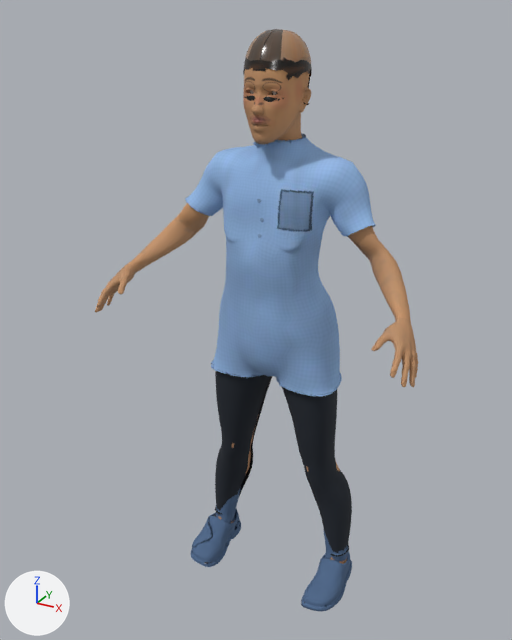
Two versions of the glTF model studio/public/assets/characters/char.remaja-laki/char.remaja-laki.glb, one commit apart.
Before and after are seen from a camera (50 mm lens) standing at (0.803, -1.614, 1.609) and looking at (-0.04, -0.081, 0.843). Every picture has the same lights, and +X, +Y and +Z are marked at lower left. The picture after the commit comes second.

The scene before the commit, as lines of its bpy script (objects in view):
```python
ob_char_remaja_laki_mesh = bpy.data.objects.new('char.remaja-laki-mesh', me_char_remaja_laki)
ob_char_remaja_laki_mesh.location = (0.0, 0.0, 0.0)
```
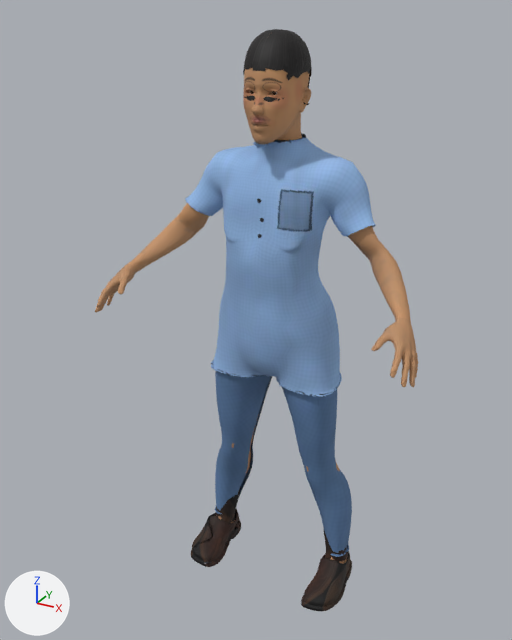
Where the change shows, as pixel boxes (x1, y1, x2, y2) in the pictures (512 x 640 px):
'char.remaja-laki-mesh', surface changed (black to blue)
    both: (191, 29, 352, 611)

Edits to the bpy script that builds the scene:
```text
Add img_tex35:
    img_tex35 = load_image('tex35', '_unpacked/tex35', 512, 512, 'Non-Color')
Add img_tex33:
    img_tex33 = load_image('tex33', '_unpacked/tex33', 512, 512, 'sRGB')
Add img_tex34:
    img_tex34 = load_image('tex34', '_unpacked/tex34', 512, 512, 'Non-Color')
Change mat_cloth_pants:
    where n2 = _N.new('ShaderNodeTexImage'); n2.name = 'Image Texture'
    n2.image: img_tex9 -> img_tex12
    where n4 = _N.new('ShaderNodeTexImage'); n4.name = 'Image Texture.001'
    n4.image: img_tex10 -> img_tex13
    where n6 = _N.new('ShaderNodeTexImage'); n6.name = 'Image Texture.002'
    n6.image: img_tex11 -> img_tex14
Change mat_cloth_shoes01:
    where n2 = _N.new('ShaderNodeTexImage'); n2.name = 'Image Texture'
    n2.image: img_tex15 -> img_tex18
    where n4 = _N.new('ShaderNodeTexImage'); n4.name = 'Image Texture.001'
    n4.image: img_tex16 -> img_tex19
    where n6 = _N.new('ShaderNodeTexImage'); n6.name = 'Image Texture.002'
    n6.image: img_tex17 -> img_tex20
Change mat_hair:
    where n4 = _N.new('ShaderNodeTexImage'); n4.name = 'Image Texture'
    n4.image: img_tex30 -> img_tex33
    where n7 = _N.new('ShaderNodeTexImage'); n7.name = 'Image Texture.001'
    n7.image: img_tex31 -> img_tex34
    where n9 = _N.new('ShaderNodeTexImage'); n9.name = 'Image Texture.002'
    n9.image: img_tex32 -> img_tex35
```
